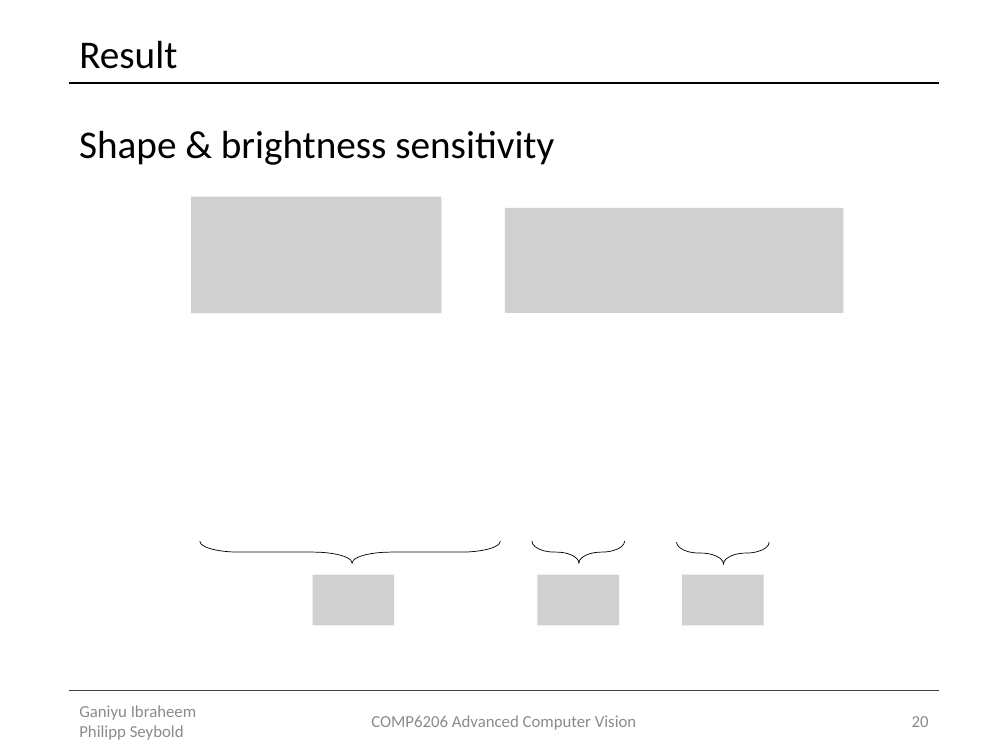
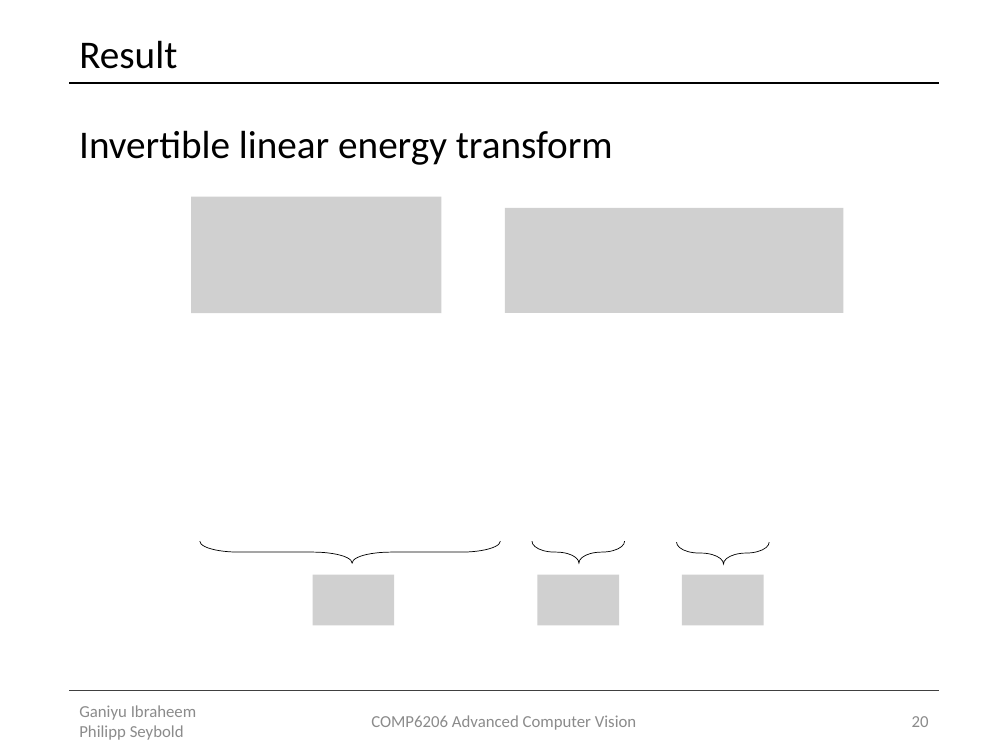
Before and after one commit to Lxrd-AJ/ForceFieldTransforms, a slide deck: slide 20 of Force Field Transformation.pptx. Drawn at 1008x756 pixels with LibreOffice and Linux fonts; fonts in the diff are those of the drawing; grey boxes stand for pictures. Boxes give left, top, right and bottom in pixels: in the first picture for what was removed or moved away, otherwise in the second. Text is boxed around its words. In the diff, an @@ line names an element or a change of style, - is before the commit and + after.

```diff
--- a/Force Field Transformation.pptx
+++ b/Force Field Transformation.pptx
@@ text at [79,130,613,165]: text changed @@
-Shape & brightness sensitivity
+Invertible linear energy transform
```
Also in this commit, not shown: 4 other slides changed.
